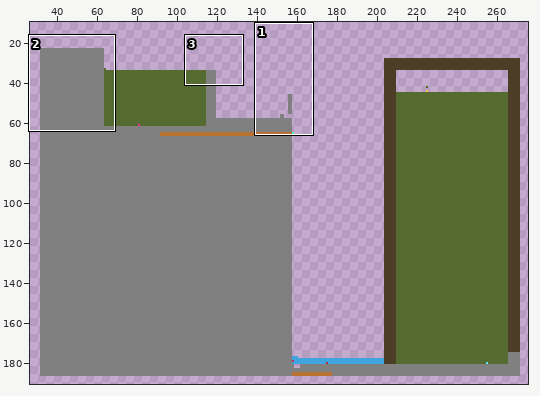
Edited in one commit: pixel-art file (assets/levels/density.aseprite). The picture above shows the old version from afar; the outline marks the close-up.
Close-up. Before:
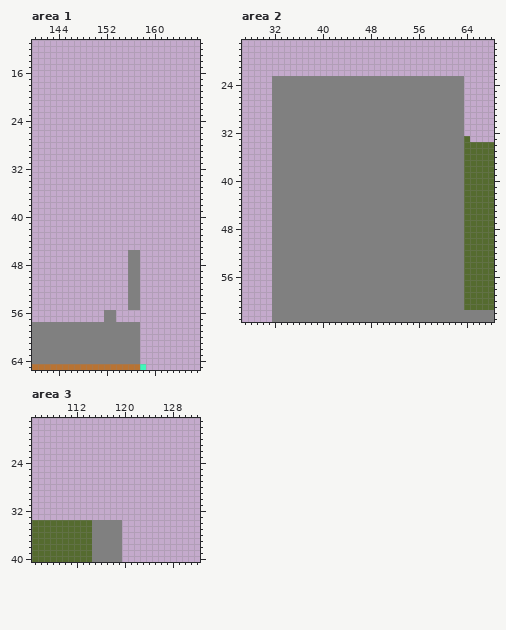
280x210 pixels, 1 frame. Shown: area 1: x 140..167, y 11..65; area 2: x 27..68, y 17..63; area 3: x 105..132, y 17..40. The wide view leaves out empty margins.
The result:
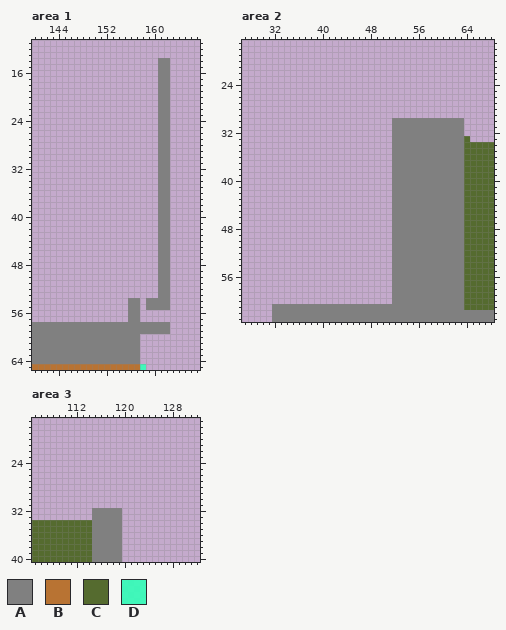
Palette (. is transparent): A #808080  B #b87333  C #556b2f  D #33ffb8e7
Message: tweak level density Signed-off-by: szdytom <szdytom@qq.com>
The edit:
--- area 1
@@ x 150..164 @@
 13 ...............
-14 ...............
-15 ...............
-16 ...............
-17 ...............
-18 ...............
-19 ...............
-20 ...............
-21 ...............
-22 ...............
-23 ...............
-24 ...............
-25 ...............
-26 ...............
-27 ...............
-28 ...............
-29 ...............
-30 ...............
-31 ...............
-32 ...............
-33 ...............
-34 ...............
-35 ...............
-36 ...............
-37 ...............
-38 ...............
-39 ...............
-40 ...............
-41 ...............
-42 ...............
-43 ...............
-44 ...............
-45 ...............
-46 ......AA.......
-47 ......AA.......
-48 ......AA.......
-49 ......AA.......
-50 ......AA.......
-51 ......AA.......
-52 ......AA.......
-53 ......AA.......
-54 ......AA.......
-55 ......AA.......
-56 ..AA...........
-57 ..AA...........
-58 AAAAAAAA.......
-59 AAAAAAAA.......
+14 ...........AA..
+15 ...........AA..
+16 ...........AA..
+17 ...........AA..
+18 ...........AA..
+19 ...........AA..
+20 ...........AA..
+21 ...........AA..
+22 ...........AA..
+23 ...........AA..
+24 ...........AA..
+25 ...........AA..
+26 ...........AA..
+27 ...........AA..
+28 ...........AA..
+29 ...........AA..
+30 ...........AA..
+31 ...........AA..
+32 ...........AA..
+33 ...........AA..
+34 ...........AA..
+35 ...........AA..
+36 ...........AA..
+37 ...........AA..
+38 ...........AA..
+39 ...........AA..
+40 ...........AA..
+41 ...........AA..
+42 ...........AA..
+43 ...........AA..
+44 ...........AA..
+45 ...........AA..
+46 ...........AA..
+47 ...........AA..
+48 ...........AA..
+49 ...........AA..
+50 ...........AA..
+51 ...........AA..
+52 ...........AA..
+53 ...........AA..
+54 ......AA.AAAA..
+55 ......AA.AAAA..
+56 ......AA.......
+57 ......AA.......
+58 AAAAAAAAAAAAA..
+59 AAAAAAAAAAAAA..
 60 AAAAAAAA.......
--- area 2
@@ x 27..68 @@
 22 ..........................................
-23 .....AAAAAAAAAAAAAAAAAAAAAAAAAAAAAAAA.....
-24 .....AAAAAAAAAAAAAAAAAAAAAAAAAAAAAAAA.....
-25 .....AAAAAAAAAAAAAAAAAAAAAAAAAAAAAAAA.....
-26 .....AAAAAAAAAAAAAAAAAAAAAAAAAAAAAAAA.....
-27 .....AAAAAAAAAAAAAAAAAAAAAAAAAAAAAAAA.....
-28 .....AAAAAAAAAAAAAAAAAAAAAAAAAAAAAAAA.....
-29 .....AAAAAAAAAAAAAAAAAAAAAAAAAAAAAAAA.....
-30 .....AAAAAAAAAAAAAAAAAAAAAAAAAAAAAAAA.....
-31 .....AAAAAAAAAAAAAAAAAAAAAAAAAAAAAAAA.....
-32 .....AAAAAAAAAAAAAAAAAAAAAAAAAAAAAAAA.....
-33 .....AAAAAAAAAAAAAAAAAAAAAAAAAAAAAAAAC....
-34 .....AAAAAAAAAAAAAAAAAAAAAAAAAAAAAAAACCCCC
-35 .....AAAAAAAAAAAAAAAAAAAAAAAAAAAAAAAACCCCC
-36 .....AAAAAAAAAAAAAAAAAAAAAAAAAAAAAAAACCCCC
-37 .....AAAAAAAAAAAAAAAAAAAAAAAAAAAAAAAACCCCC
-38 .....AAAAAAAAAAAAAAAAAAAAAAAAAAAAAAAACCCCC
-39 .....AAAAAAAAAAAAAAAAAAAAAAAAAAAAAAAACCCCC
-40 .....AAAAAAAAAAAAAAAAAAAAAAAAAAAAAAAACCCCC
-41 .....AAAAAAAAAAAAAAAAAAAAAAAAAAAAAAAACCCCC
-42 .....AAAAAAAAAAAAAAAAAAAAAAAAAAAAAAAACCCCC
-43 .....AAAAAAAAAAAAAAAAAAAAAAAAAAAAAAAACCCCC
-44 .....AAAAAAAAAAAAAAAAAAAAAAAAAAAAAAAACCCCC
-45 .....AAAAAAAAAAAAAAAAAAAAAAAAAAAAAAAACCCCC
-46 .....AAAAAAAAAAAAAAAAAAAAAAAAAAAAAAAACCCCC
-47 .....AAAAAAAAAAAAAAAAAAAAAAAAAAAAAAAACCCCC
-48 .....AAAAAAAAAAAAAAAAAAAAAAAAAAAAAAAACCCCC
-49 .....AAAAAAAAAAAAAAAAAAAAAAAAAAAAAAAACCCCC
-50 .....AAAAAAAAAAAAAAAAAAAAAAAAAAAAAAAACCCCC
-51 .....AAAAAAAAAAAAAAAAAAAAAAAAAAAAAAAACCCCC
-52 .....AAAAAAAAAAAAAAAAAAAAAAAAAAAAAAAACCCCC
-53 .....AAAAAAAAAAAAAAAAAAAAAAAAAAAAAAAACCCCC
-54 .....AAAAAAAAAAAAAAAAAAAAAAAAAAAAAAAACCCCC
-55 .....AAAAAAAAAAAAAAAAAAAAAAAAAAAAAAAACCCCC
-56 .....AAAAAAAAAAAAAAAAAAAAAAAAAAAAAAAACCCCC
-57 .....AAAAAAAAAAAAAAAAAAAAAAAAAAAAAAAACCCCC
-58 .....AAAAAAAAAAAAAAAAAAAAAAAAAAAAAAAACCCCC
-59 .....AAAAAAAAAAAAAAAAAAAAAAAAAAAAAAAACCCCC
-60 .....AAAAAAAAAAAAAAAAAAAAAAAAAAAAAAAACCCCC
+23 ..........................................
+24 ..........................................
+25 ..........................................
+26 ..........................................
+27 ..........................................
+28 ..........................................
+29 ..........................................
+30 .........................AAAAAAAAAAAA.....
+31 .........................AAAAAAAAAAAA.....
+32 .........................AAAAAAAAAAAA.....
+33 .........................AAAAAAAAAAAAC....
+34 .........................AAAAAAAAAAAACCCCC
+35 .........................AAAAAAAAAAAACCCCC
+36 .........................AAAAAAAAAAAACCCCC
+37 .........................AAAAAAAAAAAACCCCC
+38 .........................AAAAAAAAAAAACCCCC
+39 .........................AAAAAAAAAAAACCCCC
+40 .........................AAAAAAAAAAAACCCCC
+41 .........................AAAAAAAAAAAACCCCC
+42 .........................AAAAAAAAAAAACCCCC
+43 .........................AAAAAAAAAAAACCCCC
+44 .........................AAAAAAAAAAAACCCCC
+45 .........................AAAAAAAAAAAACCCCC
+46 .........................AAAAAAAAAAAACCCCC
+47 .........................AAAAAAAAAAAACCCCC
+48 .........................AAAAAAAAAAAACCCCC
+49 .........................AAAAAAAAAAAACCCCC
+50 .........................AAAAAAAAAAAACCCCC
+51 .........................AAAAAAAAAAAACCCCC
+52 .........................AAAAAAAAAAAACCCCC
+53 .........................AAAAAAAAAAAACCCCC
+54 .........................AAAAAAAAAAAACCCCC
+55 .........................AAAAAAAAAAAACCCCC
+56 .........................AAAAAAAAAAAACCCCC
+57 .........................AAAAAAAAAAAACCCCC
+58 .........................AAAAAAAAAAAACCCCC
+59 .........................AAAAAAAAAAAACCCCC
+60 .........................AAAAAAAAAAAACCCCC
 61 .....AAAAAAAAAAAAAAAAAAAAAAAAAAAAAAAACCCCC
--- area 3
@@ x 113..121 @@
 31 .........
-32 .........
-33 .........
+32 ..AAAAA..
+33 ..AAAAA..
 34 CCAAAAA..
Boxes around the changes in both close-ups, in picture pixels (x1, y1, x2, y2):
changed: (104, 58, 170, 334)
erased: (272, 76, 464, 304)
added: (92, 508, 122, 520)
